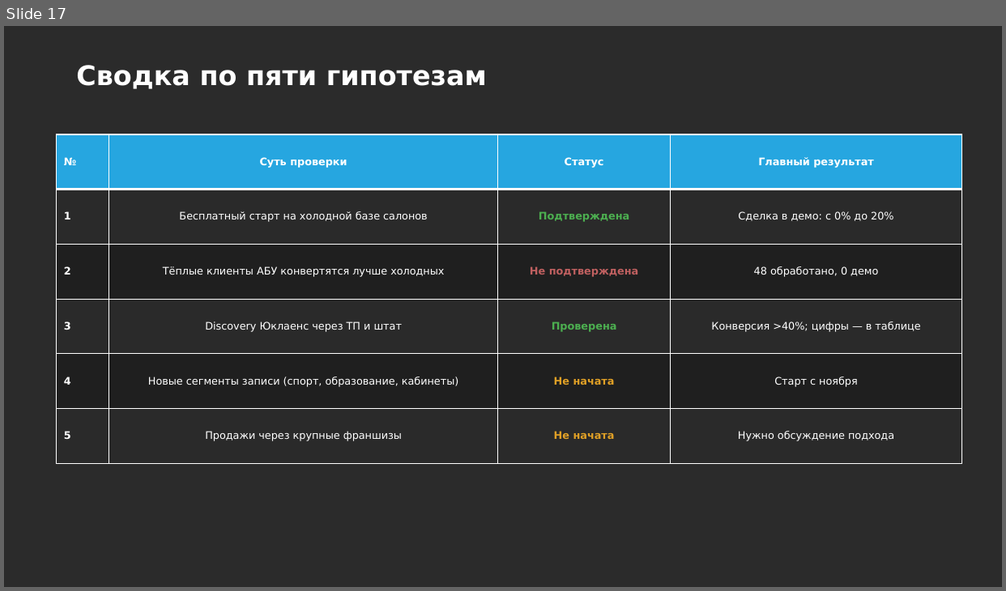
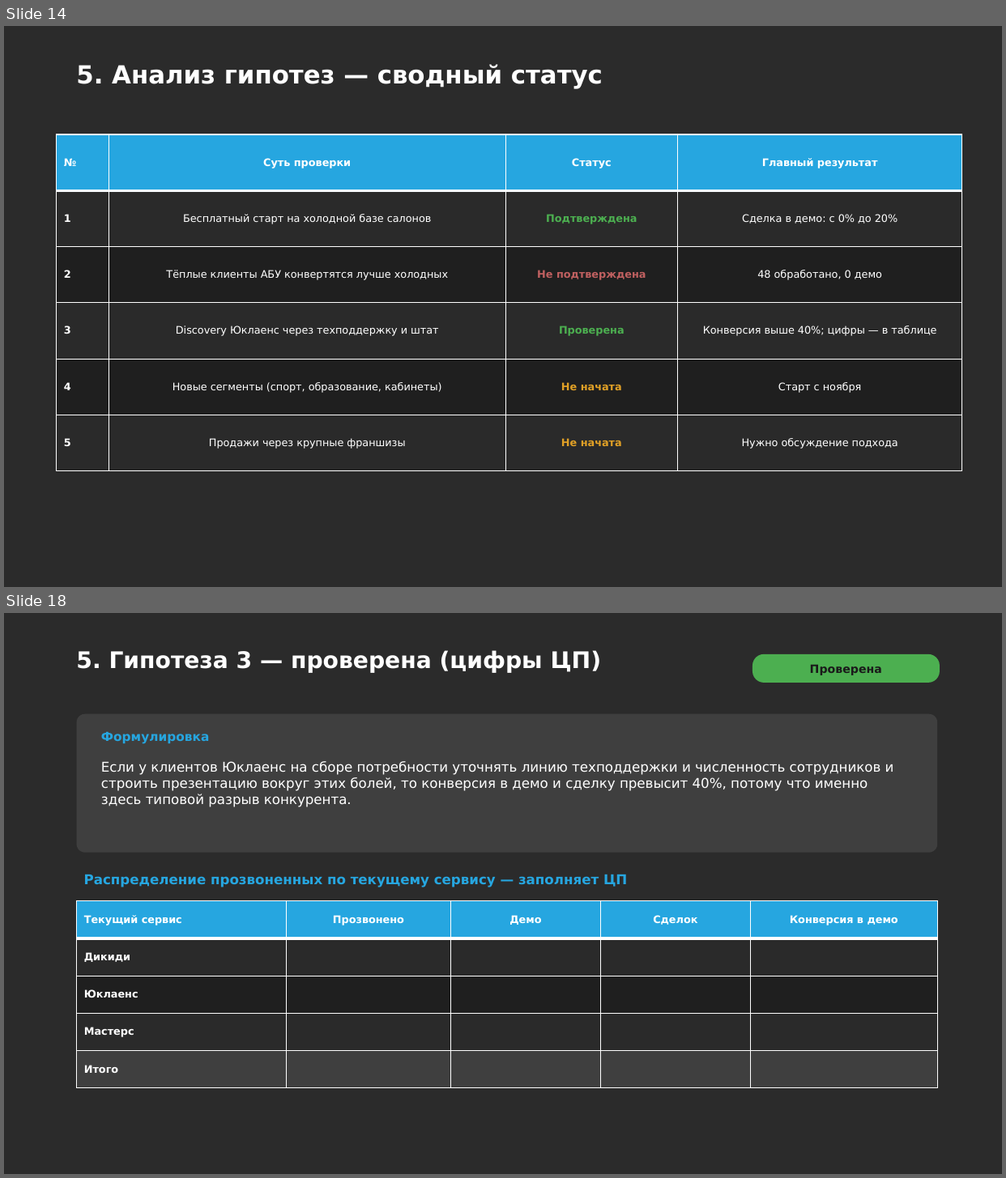
Before and after one commit to daaanilNikonov/for-lisa, a slide deck: presentation/Блиц-запись_Отчет_по_гипотезам.pptx. Shown one above the other, each under a label of ours: slide 17 before the commit, slides 14 and 18 after it; the slides between them are not shown. The pictures are 1006x591 and 1006x1178 pixels, drawn with LibreOffice and Linux fonts; fonts in the diff are those of the drawing; background and template pictures are left out; a plain dark background stands for a picture behind light text. Boxes give left, top, right and bottom in pixels: in the first picture for what was removed or moved away, otherwise in the second. Text is boxed around its words. In the diff, an @@ line names an element or a change of style, - is before the commit and + after.

```diff
--- a/presentation/Блиц-запись_Отчет_по_гипотезам.pptx
+++ b/presentation/Блиц-запись_Отчет_по_гипотезам.pptx
@@ slide 18 added at (x1=4, y1=613, x2=1002, y2=1174), background picture (left out) @@
@@ title added at (x1=76, y1=650, x2=602, y2=673), 22 pt, text #FFFFFF, bold @@
+5. Гипотеза 3 — проверена (цифры ЦП)
@@ rounded rectangle added at (x1=752, y1=654, x2=940, y2=683), fill #4CAF50 @@
@@ text added at (x1=810, y1=664, x2=882, y2=675), 11 pt, text #1A1A1A, bold @@
+Проверена
@@ rounded rectangle added at (x1=77, y1=714, x2=938, y2=853), fill #3F3F3F @@
@@ text added at (x1=101, y1=732, x2=210, y2=744), 12 pt, text #26A6E0, bold @@
+Формулировка
@@ text added at (x1=101, y1=761, x2=894, y2=807), 13 pt, text #FFFFFF @@
+Если у клиентов Юклаенс на сборе потребности уточнять линию техподдержки и численность сотрудников и строить презентацию вокруг этих болей, то конверсия в демо и сделку превысит 40%, потому что именно здесь типовой разрыв конкурента.
@@ text added at (x1=84, y1=875, x2=627, y2=888), 13 pt, text #26A6E0, bold @@
+Распределение прозвоненных по текущему сервису — заполняет ЦП
@@ table added at (x1=77, y1=901, x2=938, y2=1088), 5 rows, 5 columns @@
+Текущий сервис | Прозвонено | Демо | Сделок | Конверсия в демо
+Дикиди |  |  |  | 
+Юклаенс |  |  |  | 
+Мастерс |  |  |  | 
+Итого |  |  |  | 
@@ what was slide 17 is now slide 14 @@
@@ slide 14 changed as well @@
@@ title at (x1=76, y1=64, x2=603, y2=89): text changed; size 26 to 24 pt @@
-Сводка по пяти гипотезам
+5. Анализ гипотез — сводный статус
@@ table at (x1=57, y1=135, x2=962, y2=472) @@
-row 4, column 2: Discovery Юклаенс через ТП и штат
+row 4, column 2: Discovery Юклаенс через техподдержку и штат
-row 4, column 4: Конверсия >40%; цифры — в таблице
+row 4, column 4: Конверсия выше 40%; цифры — в таблице
-row 5, column 2: Новые сегменты записи (спорт, образование, кабинеты)
+row 5, column 2: Новые сегменты (спорт, образование, кабинеты)
```
Also in this commit, not shown: 1 other slide changed, 18 other slides added, 16 slides removed, 5 other files.
